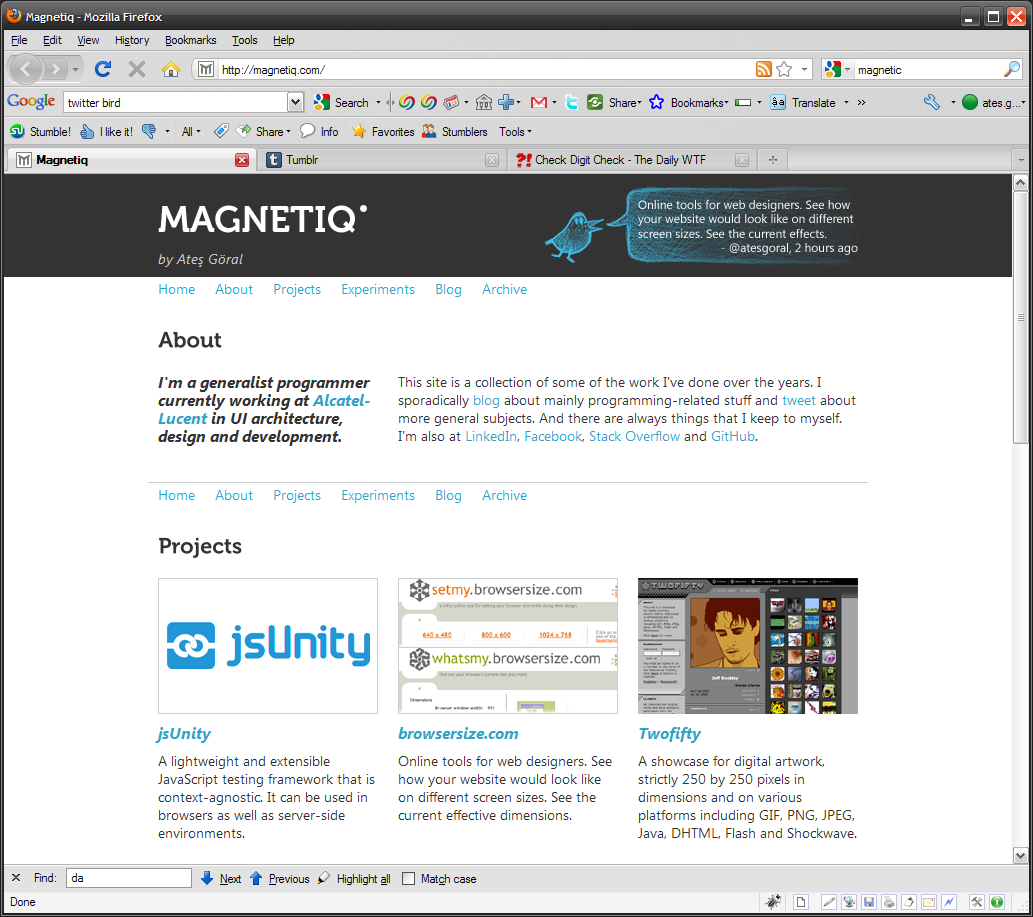
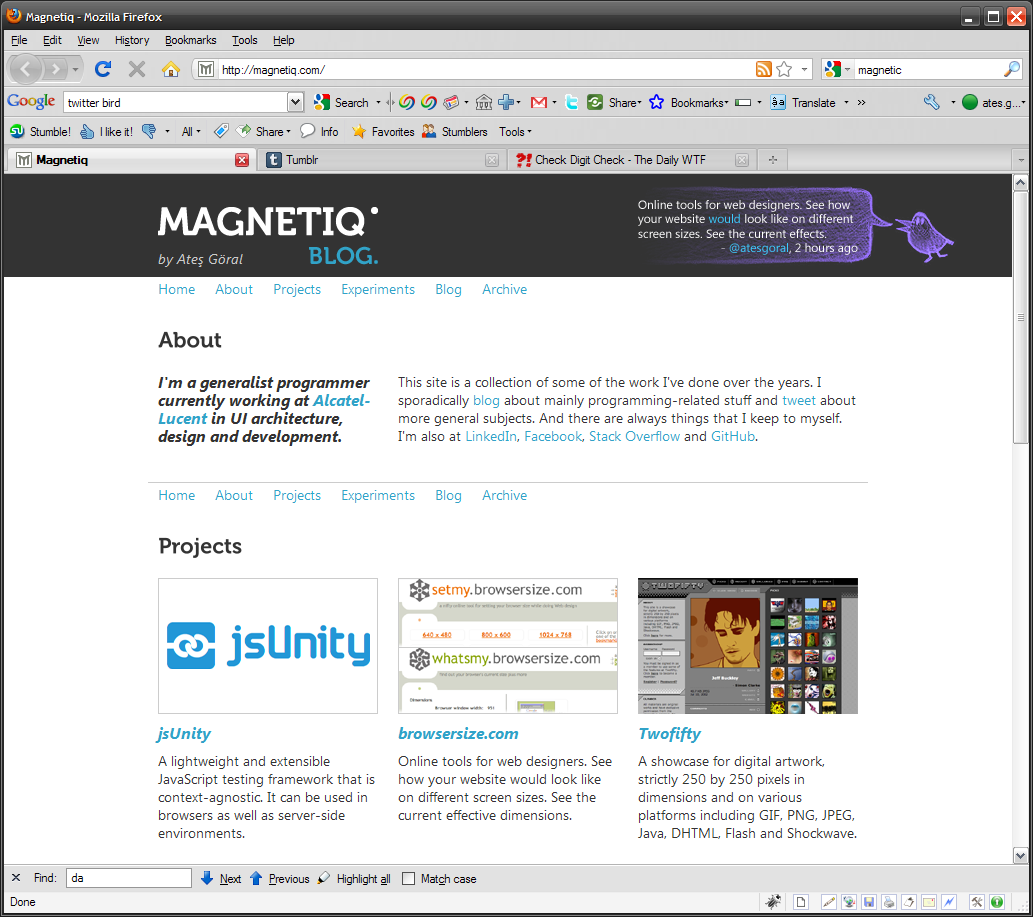
Layers edited between the first and the second 1033 x 917 image:
added layer "Online tools for web designers copy" above "Online tools for web designers" over bbox(638, 200, 858, 255)
hid "Online tools for web designers", painted on it over bbox(638, 200, 858, 255)
added layer "Layer 10 copy" (hue) above "Layer 10" over bbox(545, 183, 957, 268)
hid "Layer 10" over bbox(542, 183, 948, 268)
added layer "Layer 2 copy 2" (screen) above "Layer 2 copy" over bbox(158, 183, 957, 268)
hid "Layer 2 copy" over bbox(542, 183, 881, 268)
added layer "Layer 13" above "Layer 14" over bbox(158, 207, 378, 236)
added layer "Layer 14" above "BLOG" over bbox(374, 260, 378, 264)
added layer "BLOG" above "Layer 8" over bbox(309, 246, 372, 265)
hid "Layer 8" over bbox(360, 205, 367, 212)
hid "MAGNETIQ" over bbox(158, 205, 355, 233)
